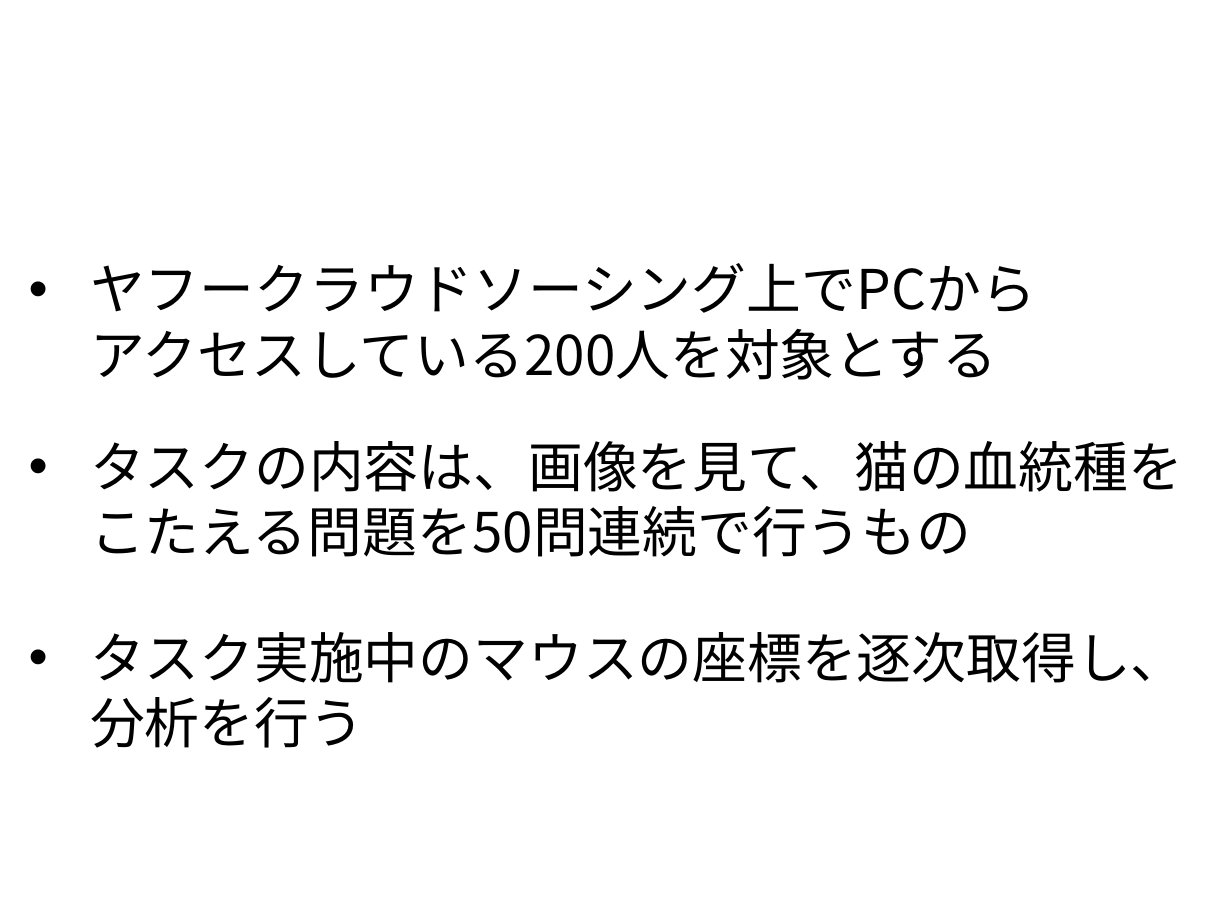
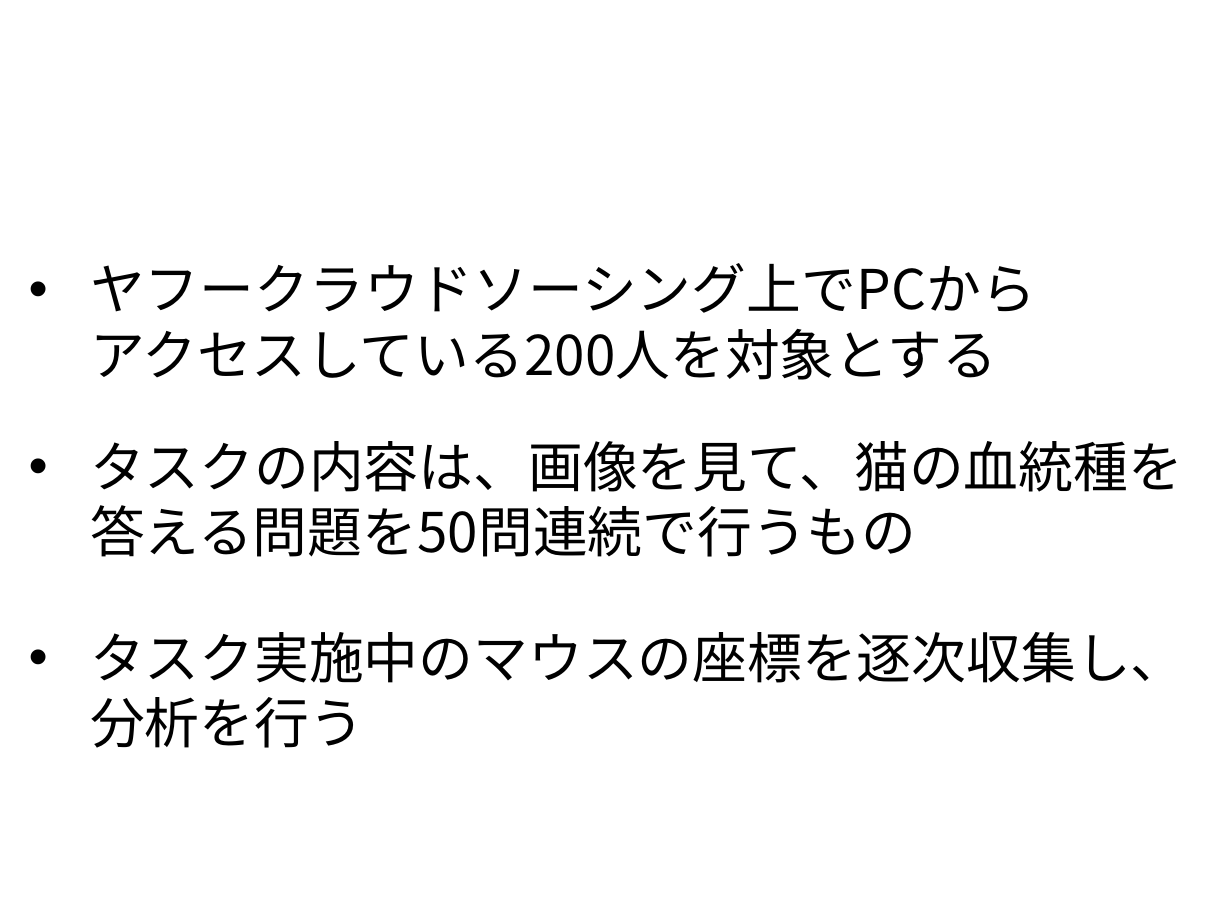
Before and after one commit to tomoya-mikami/task2, a slide deck: slide 9 of slide/presentation.pptx. Drawn at 1232x924 pixels with LibreOffice and Linux fonts; fonts in the diff are those of the drawing; background and template pictures are left out. Boxes give left, top, right and bottom in pixels: in the first picture for what was removed or moved away, otherwise in the second. Text is boxed around its words. In the diff, an @@ line names an element or a change of style, - is before the commit and + after.

```diff
--- a/slide/presentation.pptx
+++ b/slide/presentation.pptx
@@ text at <box>90,441,1183,557</box>: text changed @@
-• タスクの内容は、画像を見て、猫の血統種をこたえる問題を50問連続で行うもの
+• タスクの内容は、画像を見て、猫の血統種を答える問題を50問連続で行うもの
@@ text at <box>90,632,1185,748</box>: text changed @@
-• タスク実施中のマウスの座標を逐次取得し、分析を行う
+• タスク実施中のマウスの座標を逐次収集し、分析を行う
```
Also in this commit, not shown: 7 other slides changed, 6 slides added, 5 other files.
